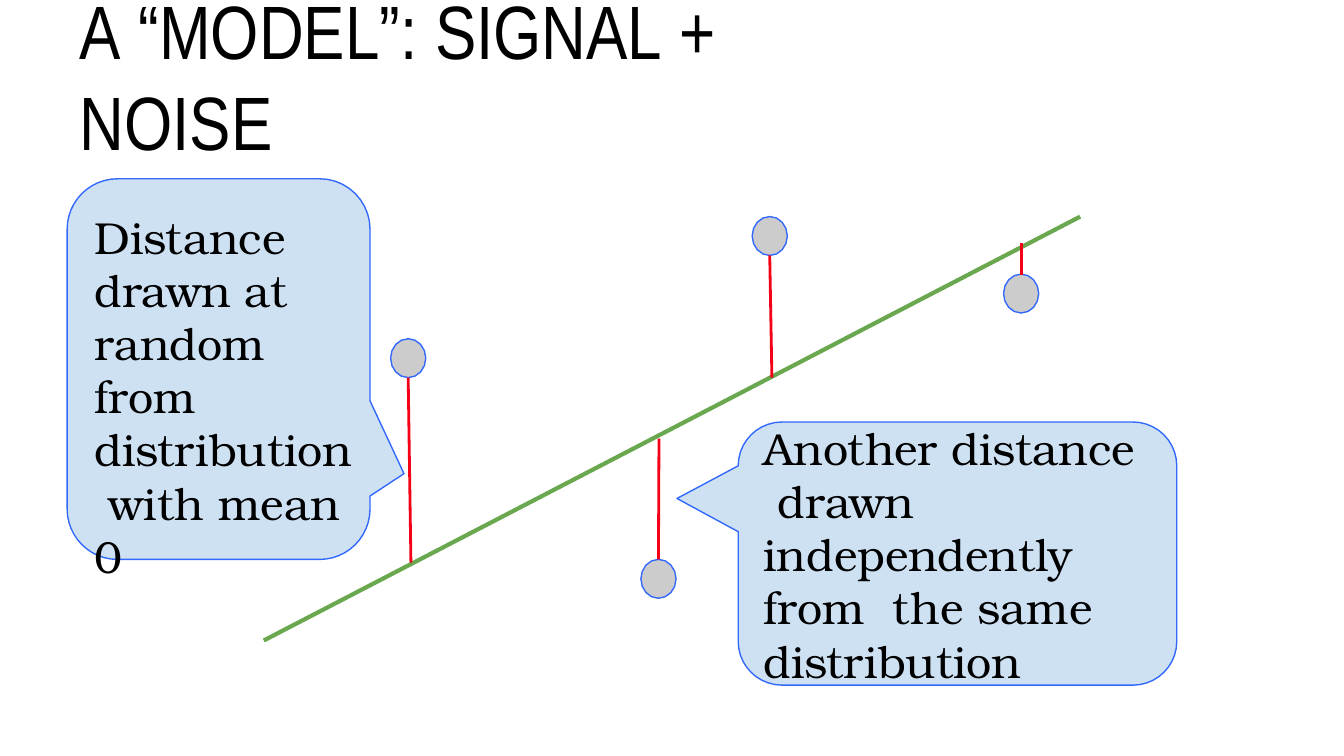
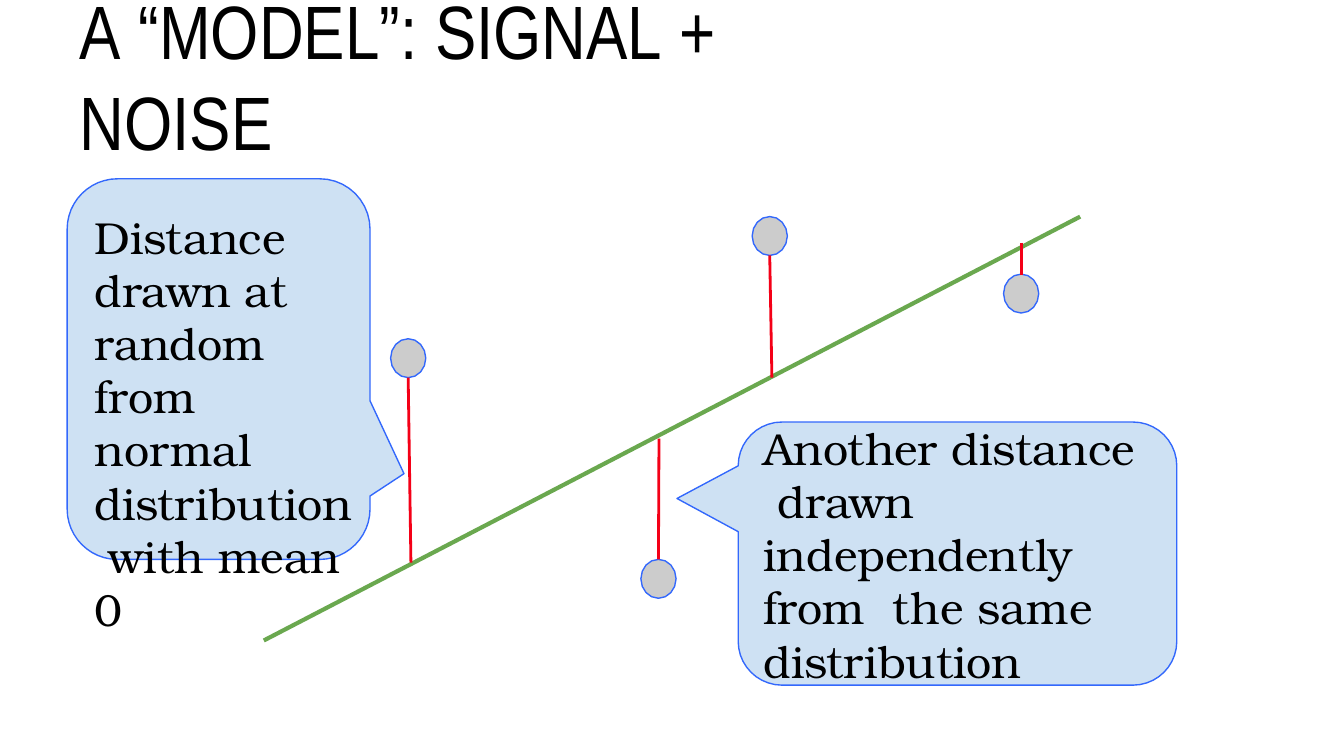
Before and after one commit to blprickett/current-Ling190D, a slide deck: slide 61 of module9/9-slides.pptx. Drawn at 1344x756 pixels with LibreOffice and Linux fonts; fonts in the diff are those of the drawing; background and template pictures are left out. Boxes give left, top, right and bottom in pixels: in the first picture for what was removed or moved away, otherwise in the second. Text is boxed around its words. In the diff, an @@ line names an element or a change of style, - is before the commit and + after.

```diff
--- a/module9/9-slides.pptx
+++ b/module9/9-slides.pptx
@@ text at <box>95,223,352,627</box>: text changed @@
-Distance drawn at random from distribution with mean 0
+Distance drawn at random from normal distribution with mean 0
```
Also in this commit, not shown: 7 other slides changed.
